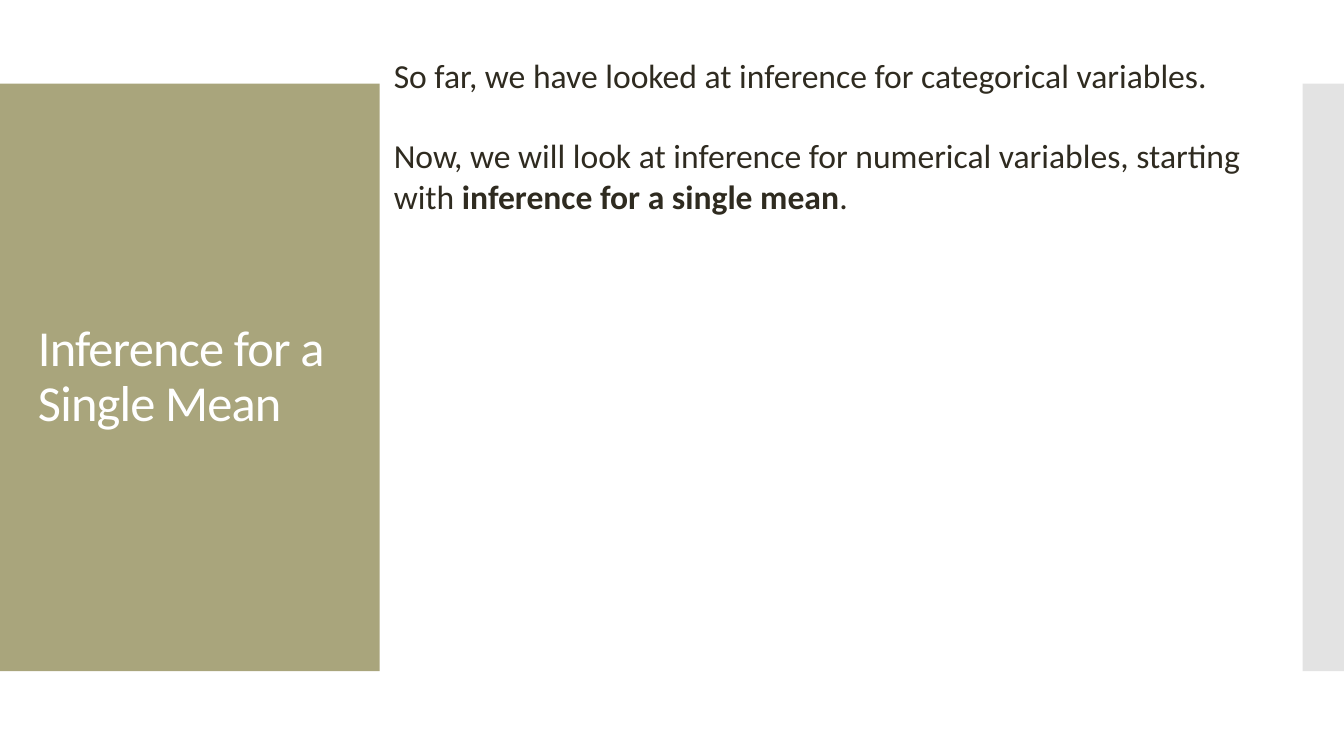
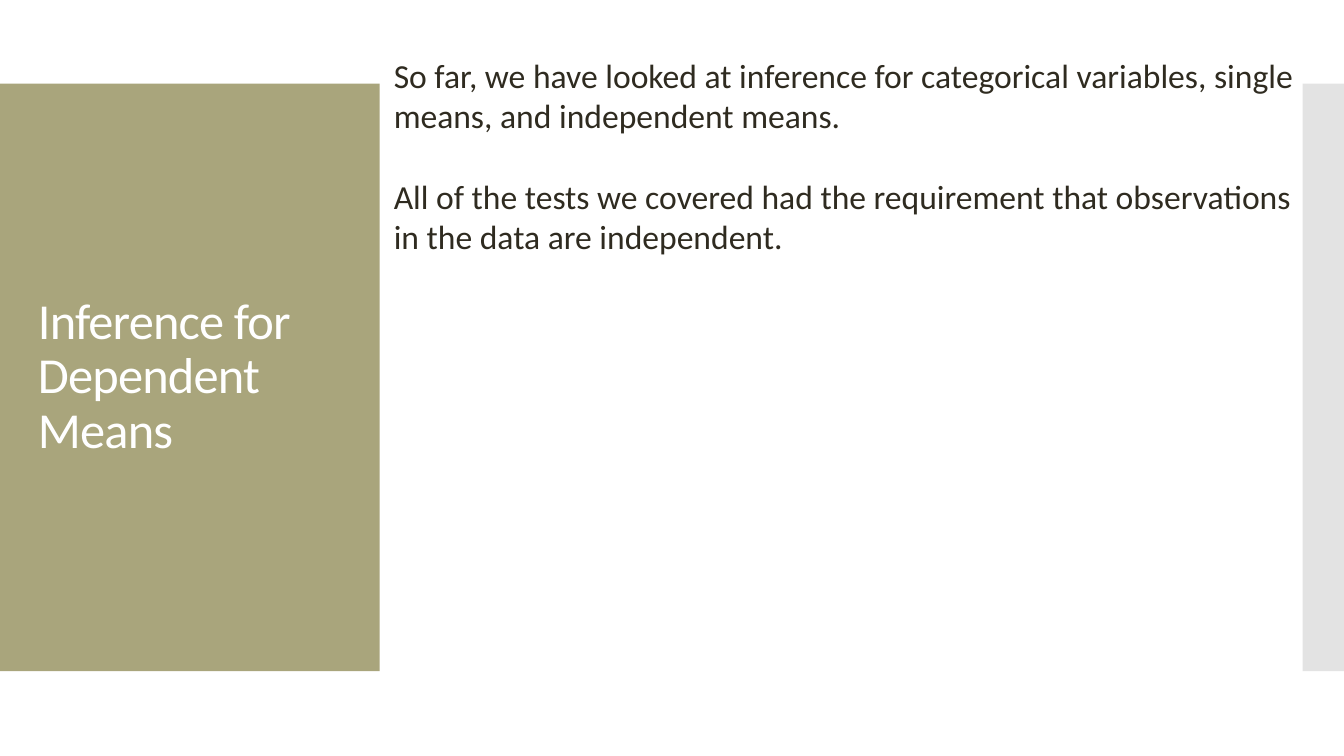
Before and after one commit to amosca01/MATH108-S24, a slide deck: slide 7 of slides/14-numerical-inference-pt2.pptx (slide 5 before the commit). Drawn at 1344x756 pixels with LibreOffice and Linux fonts; fonts in the diff are those of the drawing. Boxes give left, top, right and bottom in pixels: in the first picture for what was removed or moved away, otherwise in the second. Text is boxed around its words. In the diff, an @@ line names an element or a change of style, - is before the commit and + after.

```diff
--- a/slides/14-numerical-inference-pt2.pptx
+++ b/slides/14-numerical-inference-pt2.pptx
@@ text at box(394, 64, 1293, 255): text changed @@
-So far, we have looked at inference for categorical variables.
-Now, we will look at inference for numerical variables, starting with inference for a single mean.
+So far, we have looked at inference for categorical variables, single means, and independent means.
+All of the tests we covered had the requirement that observations in the data are independent.
@@ title at box(38, 304, 291, 449): text changed @@
-Inference for a Single Mean
+Inference for Dependent Means
```
Also in this commit, not shown: 13 other slides changed, 6 slides added, 13 slides removed, 10 other files.
